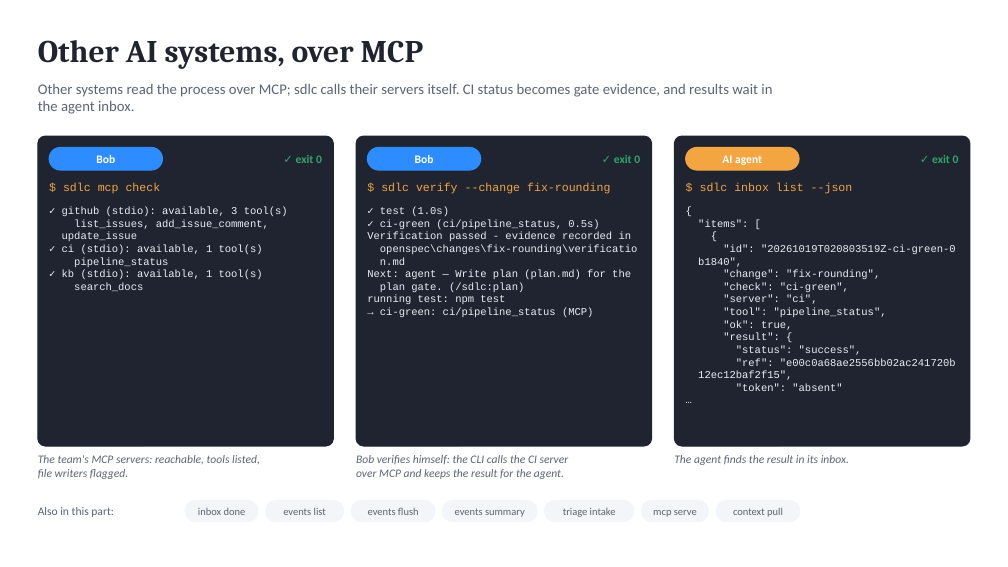
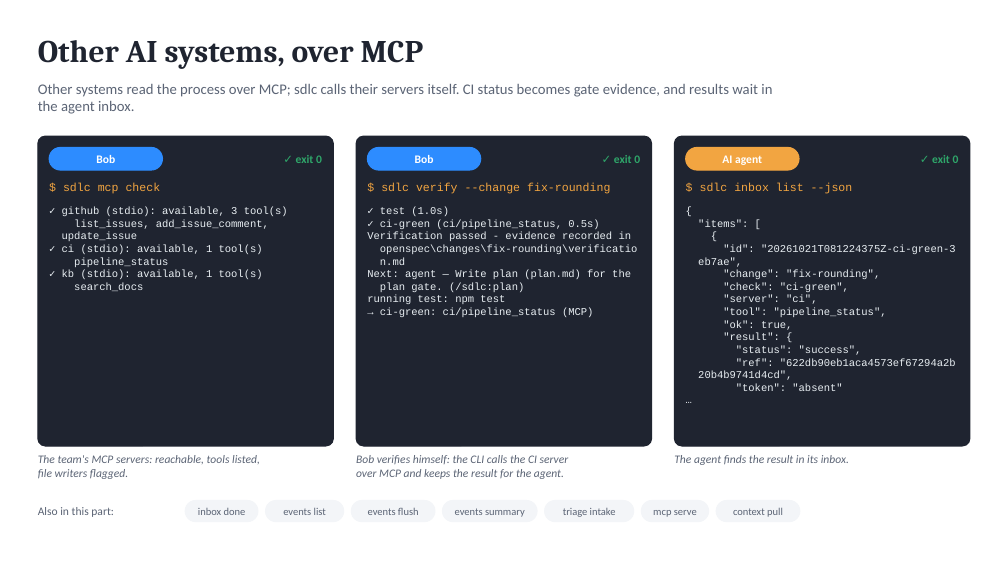
Before and after one commit to marin-ai-tech/sdlc, a slide deck: slide 19 of docs/demo/sdlc-calculator-demo.en.pptx. Drawn at 1008x567 pixels with LibreOffice and Linux fonts; fonts in the diff are those of the drawing. Boxes give left, top, right and bottom in pixels: in the first picture for what was removed or moved away, otherwise in the second. Text is boxed around its words. In the diff, an @@ line names an element or a change of style, - is before the commit and + after.

```diff
--- a/docs/demo/sdlc-calculator-demo.en.pptx
+++ b/docs/demo/sdlc-calculator-demo.en.pptx
@@ text at [698,245,956,267]: text changed @@
-"id": "20261019T020803519Z-ci-green-0
-b1840",
+"id": "20261021T081224375Z-ci-green-3
+eb7ae",
@@ text at [698,358,956,380]: text changed @@
-"ref": "e00c0a68ae2556bb02ac241720b
-12ec12baf2f15",
+"ref": "622db90eb1aca4573ef67294a2b
+20b4b9741d4cd",
```
Also in this commit, not shown: 7 other slides changed, 31 other files.
